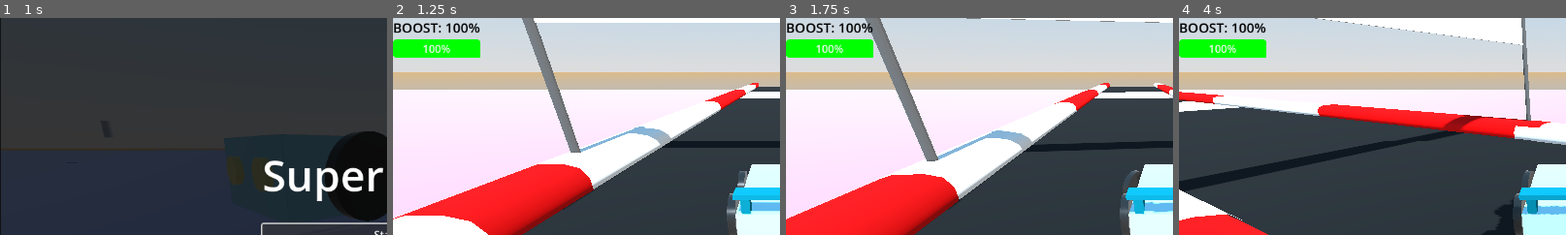
Above: before the commit, frames 1-4 (left to right).
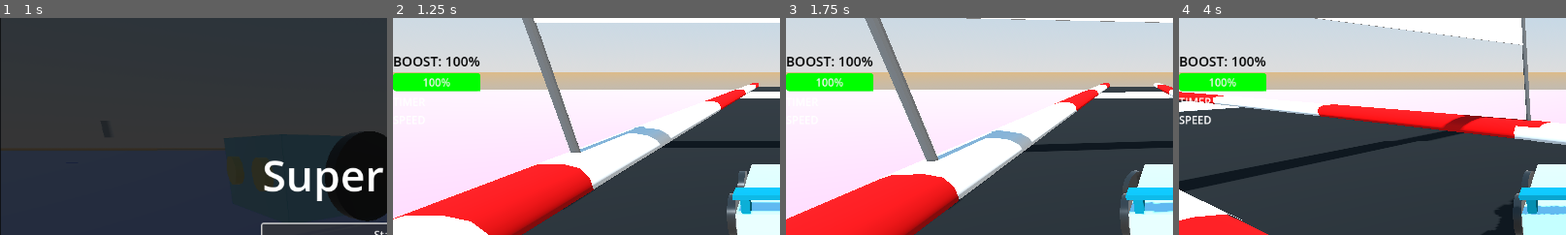
Above: after the commit, the same moments.

Repository: SirWadles/Super-Racer
Game: Godot game, scene res://scenes/main_menu.tscn
Two runs of this game, one before a commit and one after it. Both use one fixed random seed, a clock stepped at 60 frames per second and the inputs below. Sound files missing from this copy of the repository are replaced by a short silence.
Inputs (mouse positions are % of the whole screen's width and height, from its top left):
- Up to frame 1 (1 s): click "Start" at 0.5 s
- Up to frame 2 (1.25 s): no input
- Up to frame 3 (1.75 s): tap Enter (ui_accept) at 1.25, 1.52, 1.55 s; move the mouse to (72, 45) at 1.27 s; hold D (steer_right) from 1.28 s (still down); hold Ctrl (boost) from 1.28 s (still down)
- Up to frame 4 (4 s): tap Enter (ui_accept) at 1.82, 2.1, 2.27, 2.57, 3.05, 3.77 s; move the mouse to (30, 55) at 2.02 s; release D (steer_right) at 2.03 s; release Ctrl (boost) at 2.03 s; hold S (brake) 2.03-2.78 s; tap Ctrl (boost) at 2.3, 3.8 s; move the mouse to (60, 28) at 2.77 s; hold D (steer_right) 2.78-3.53 s; hold Ctrl (boost) 2.78-3.53 s; move the mouse to (45, 70) at 3.52 s; hold W (accelerate) from 3.53 s (still down); tap Shift (drift) at 3.6 s
The pictures show only the part of the screen within x 0-50%, y 0-50%; the shares and areas given below are measured in that part.

Frame 1 is identical in both runs. In frame 2, 4.9% of the frame differs, in the area x 0-23%, y 2-34%; in frame 3, 4.8%; in frame 4, 5.2%, in the area x 0-23%, y 2-50%.

Commit message:
UI Elements (WIP)
I'm sleepy so ima stop for now. Currently making a speed and timer thingy because I feel like it adds more. I'll find a way to make it end to feel something when you finish.

Diff:
--- a/scenes/AudioOptions.tscn
+++ b/scenes/AudioOptions.tscn
@@ -1,21 +1,15 @@
 [gd_scene load_steps=3 format=3 uid="uid://b60xax8j2rp1s"]
 
-[ext_resource type="Script" uid="uid://bdt28e2x2c5dq" path="res://scenes/audio_options.gd" id="1_eaa3b"]
+[ext_resource type="Script" uid="uid://bdt28e2x2c5dq" path="res://scripts/audio_options.gd" id="1_eaa3b"]
 [ext_resource type="AudioStream" uid="uid://vic2a1y24ax2" path="res://sound/diamond_return_01.wav" id="2_qw56a"]
 
 [node name="CanvasLayer" type="CanvasLayer"]
 script = ExtResource("1_eaa3b")
 
 [node name="Background" type="ColorRect" parent="."]
-anchors_preset = 8
-anchor_left = 0.5
-anchor_top = 0.5
-anchor_right = 0.5
-anchor_bottom = 0.5
-offset_left = -250.0
-offset_top = -150.0
-offset_right = 250.0
-offset_bottom = 150.0
+anchors_preset = 15
+anchor_right = 1.0
+anchor_bottom = 1.0
 grow_horizontal = 2
 grow_vertical = 2
 color = Color(0.278431, 0.470588, 0.776471, 1)
--- a/scenes/boost_meter.tscn
+++ b/scenes/game_ui.tscn
@@ -1,9 +1,9 @@
 [gd_scene load_steps=2 format=3 uid="uid://cr6d2d8irg80u"]
 
-[ext_resource type="Script" uid="uid://bw5y5nsjv7rpt" path="res://scenes/boost_meter.gd" id="1_omocu"]
+[ext_resource type="Script" uid="uid://bw5y5nsjv7rpt" path="res://scripts/game_ui.gd" id="1_yubou"]
 
 [node name="BoostMeter" type="CanvasLayer"]
-script = ExtResource("1_omocu")
+script = ExtResource("1_yubou")
 
 [node name="MarginContainer" type="MarginContainer" parent="."]
 offset_right = 40.0
@@ -18,3 +18,11 @@
 
 [node name="BoostBar" type="ProgressBar" parent="MarginContainer/VBoxContainer"]
 layout_mode = 2
+
+[node name="TimerLabel" type="Label" parent="MarginContainer/VBoxContainer"]
+layout_mode = 2
+text = "TIMER"
+
+[node name="SpeedLabel" type="Label" parent="MarginContainer/VBoxContainer"]
+layout_mode = 2
+text = "SPEED"
--- a/scenes/audio_options.gd
+++ b/scripts/audio_options.gd
@@ -7,6 +7,9 @@
 @onready var apply_button = $Buttons/ApplyButton
 @onready var back_button = $Buttons/BackButton
 @onready var button_sound = $Buttons/ButtonSound
+
+var race_time = 0.0
+var is_racing: bool = false
 
 var audio_settings = {
 	"master_volume": 1.0,
--- a/scripts/car.gd
+++ b/scripts/car.gd
@@ -59,7 +59,7 @@
 
 @onready var ground_ray = $RayCast3D
 
-var boost_meter_scene = preload("res://scenes/boost_meter.tscn")
+var boost_meter_scene = preload("res://scenes/game_ui.tscn")
 var boost_meter = null
 
 func _ready():
@@ -234,6 +234,7 @@
 			current_boost = 0
 			is_boosting = false
 	else:
+		await get_tree().create_timer(0.5).timeout
 		current_boost = min(current_boost + boost_regen_rate * delta, max_boost)
 	if boost_particles:
 		boost_particles.emitting = is_boosting
--- a/scenes/boost_meter.gd
+++ b/scripts/game_ui.gd
@@ -2,6 +2,8 @@
 
 @onready var boost_bar = $MarginContainer/VBoxContainer/BoostBar
 @onready var boost_label = $MarginContainer/VBoxContainer/BoostLabel
+@onready var timer_label = $MarginContainer/VBoxContainer/TimerLabel
+@onready var speed_label = $MarginContainer/VBoxContainer/SpeedLabel
 
 func _ready():
 	boost_bar.min_value = 0.0
@@ -10,6 +12,9 @@
 
 	boost_label.add_theme_font_size_override("font_size", 20)
 	boost_label.add_theme_color_override("font_color", Color.BLACK)
+
+	$MarginContainer.add_theme_constant_override("margin_right", 50)
+	$MarginContainer.add_theme_constant_override("margin_top", 50)
 
 func update_boost_display(boost_amount: float, max_boost: float):
 	var boost_percentage = (boost_amount / max_boost) * 100
--- a/scripts/main_menu.gd
+++ b/scripts/main_menu.gd
@@ -20,6 +20,7 @@
 	start_button.pressed.connect(_on_start_button_pressed)
 	options_button.pressed.connect(_on_options_button_pressed)
 	quit_button.pressed.connect(_on_quit_button_pressed)
+	options_button.mouse_entered.connect(options_button.release_focus)
 	start_button.grab_focus()
 	if not music_player.playing:
 		music_player.play()
@@ -52,9 +53,3 @@
 	else:
 		button_sound_1.play()
 		return button_sound_1
-
-func _input(event):
-	if event.is_action_pressed("ui_accept"):
-		_on_start_button_pressed()
-	if event.is_action_pressed("ui_cancel"):
-		_on_quit_button_pressed()
Renamed: scenes/audio_options.gd.uid -> scripts/audio_options.gd.uid
Renamed: scenes/boost_meter.gd.uid -> scripts/game_ui.gd.uid
